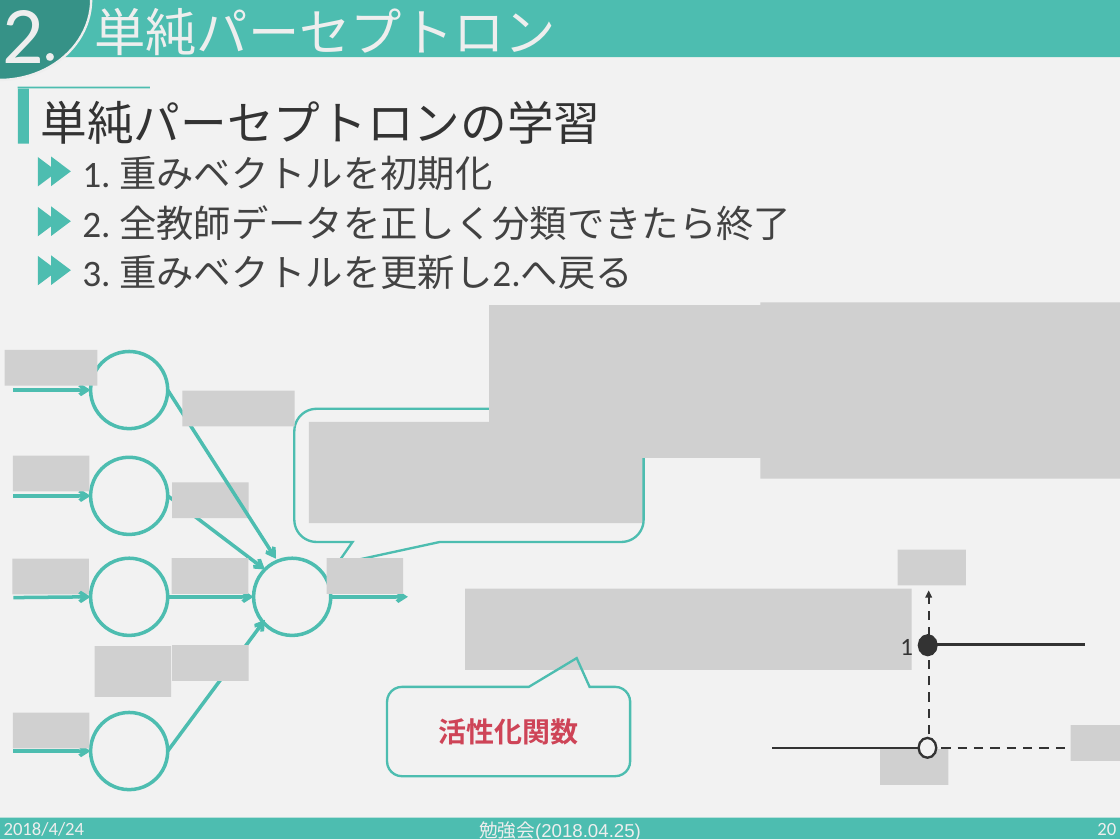
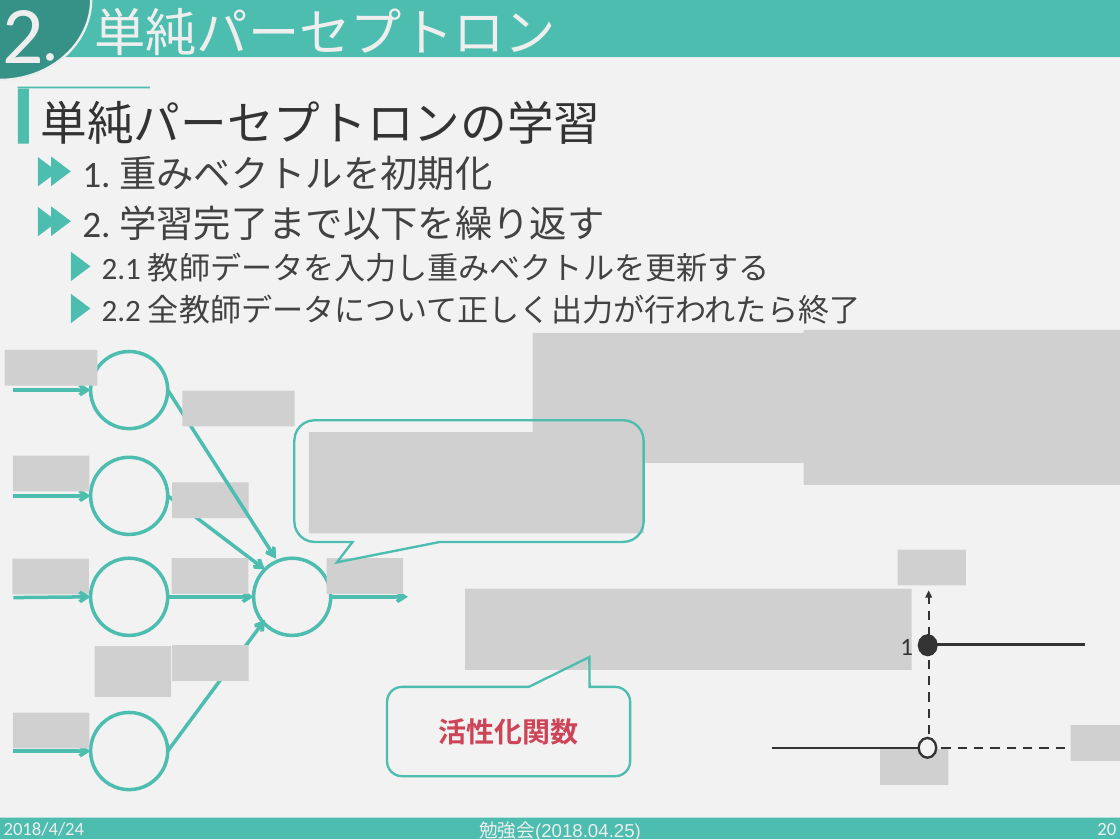
Before and after one commit to PajamaDrive/lab-study, a slide deck: slide 20 of 勉強会2018.04.25.pptx. Drawn at 1120x840 pixels with LibreOffice and Linux fonts; fonts in the diff are those of the drawing; grey boxes stand for pictures. Boxes give left, top, right and bottom in pixels: in the first picture for what was removed or moved away, otherwise in the second. Text is boxed around its words. In the diff, an @@ line names an element or a change of style, - is before the commit and + after.

```diff
--- a/勉強会2018.04.25.pptx
+++ b/勉強会2018.04.25.pptx
@@ text added at <box>82,205,604,240</box>, 48 pt, text #424242 @@
+2. 学習完了まで以下を繰り返す
@@ triangle: place and size @@
-triangle at <box>52,255,71,285</box>
+triangle at <box>71,251,91,281</box>
@@ text at <box>102,252,770,282</box>: text changed; size 48 to 40 pt @@
-3. 重みベクトルを更新し2.へ戻る
+2.1 教師データを入力し重みベクトルを更新する
@@ triangle: place and size @@
-triangle at <box>38,256,58,286</box>
+triangle at <box>71,293,91,323</box>
@@ text at <box>102,294,860,324</box>: text changed; size 48 to 40 pt @@
-2. 全教師データを正しく分類できたら終了
+2.2 全教師データについて正しく出力が行われたら終了
@@ picture: place and size @@
-picture at <box>489,305,772,458</box>
+picture at <box>533,333,815,463</box>
@@ picture: place and size @@
-picture at <box>760,302,1120,479</box>
+picture at <box>804,330,1120,485</box>
@@ rounded speech box: place and size @@
-rounded speech box at <box>295,409,644,542</box>
+rounded speech box at <box>295,420,644,542</box>
@@ picture: place and size @@
-picture at <box>309,422,644,523</box>
+picture at <box>309,432,644,533</box>
```
Also in this commit, not shown: 16 other slides changed, 2 slides added.
